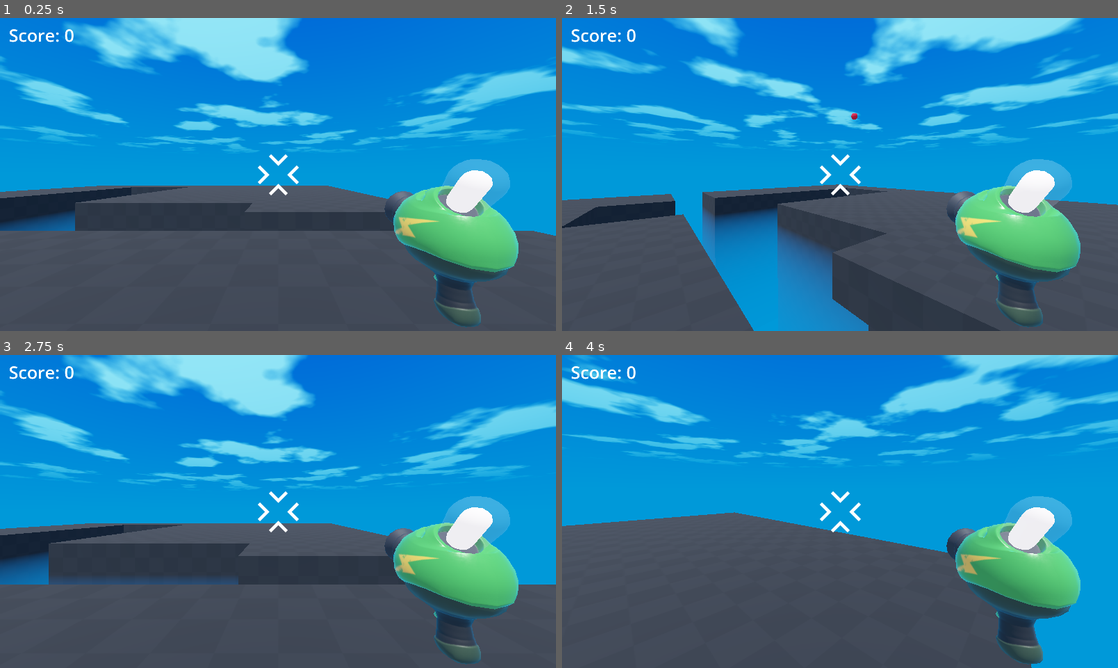
Above: before the commit, frames 1-4 (two rows, left to right).
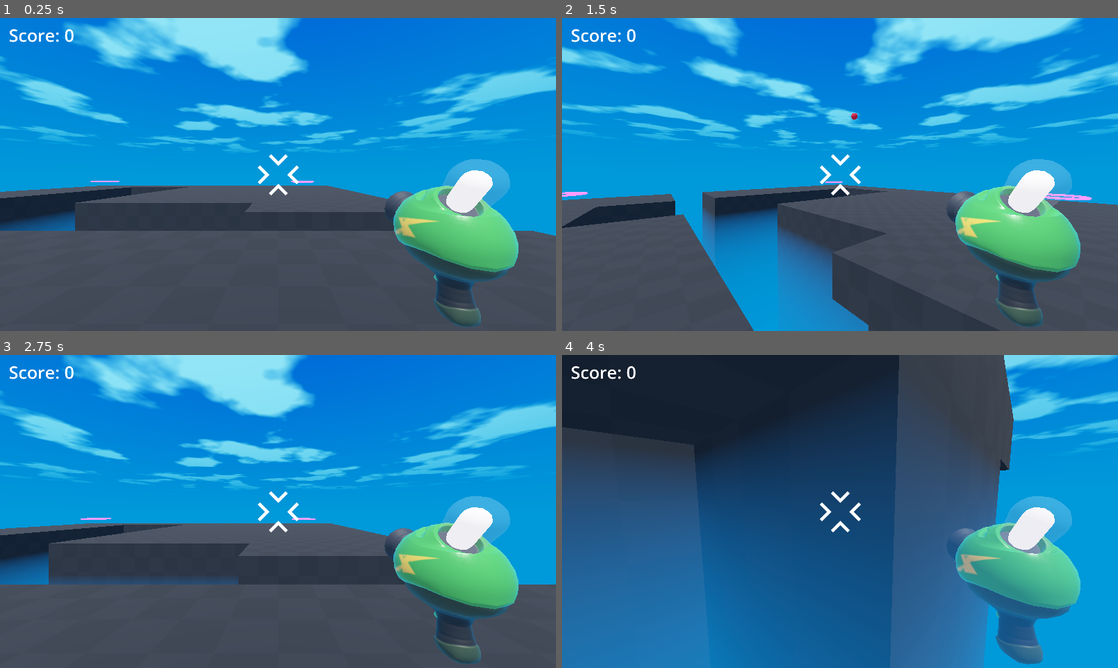
Above: after the commit, the same moments.

Repository: gdquest-demos/getting-started-with-godot-4
Game: Godot game, scene res://game.tscn
Two runs of this game, one before a commit and one after it. Both use one fixed random seed, a clock stepped at 60 frames per second and the inputs below.
Inputs (mouse positions are in pixels of both pictures, inside the frame that each line leads up to):
- Up to frame 1 (0.25 s): no input
- Up to frame 2 (1.5 s): tap Enter at 0.5 s; move the mouse to (867, 174) at 0.52 s; hold Space (jump) 0.53-1.28 s; hold W (move_forward) from 0.53 s (still down); move the mouse to (812, 174) at 1.27 s; click (812, 174) at 1.35 s
- Up to frame 3 (2.75 s): keep holding W (move_forward); tap Space (jump) at 1.52, 1.55, 1.82 s; move the mouse to (289, 505) at 2.02 s; hold Space (jump) from 2.03 s (still down); tap T at 2.1 s
- Up to frame 4 (4 s): keep holding W (move_forward); move the mouse to (834, 517) at 2.77 s; release Space (jump) at 2.78 s; tap Y at 2.85 s; tap Space (jump) at 3.02, 3.05, 3.32 s; move the mouse to (878, 514) at 3.52 s; hold Space (jump) from 3.53 s (still down); tap Z at 3.6 s

The runs differ from the first frame. In frame 1, less than 0.1% of the frame differs, in the area x 16-57%, y 52-53%; in frame 2, 0.2%; in frame 3, less than 0.1%; in frame 4, 82%, in the area x 0-93%, y 0-100%.

Commit message:
fix spawner placement

Diff:
--- a/3d-project-completed/player_controller.gd
+++ b/3d-project-completed/player_controller.gd
@@ -33,6 +33,8 @@
 
 	if not is_on_floor():
 		velocity.y -= GRAVITY * delta
+		if velocity.y > 0.0 and not Input.is_action_pressed("jump"):
+			velocity.y = 0.0
 	elif Input.is_action_just_pressed("jump"):
 		velocity.y = JUMP_VELOCITY
 
--- a/3d-project-completed/spawner_3d.gd
+++ b/3d-project-completed/spawner_3d.gd
@@ -13,7 +13,7 @@
 func _on_timer_timeout():
 	var new_mob = mob_to_spawn.instantiate()
 	add_child(new_mob)
-	new_mob.global_position = global_position
+	new_mob.global_position = %Marker3D.global_position
 	mob_spawned.emit(new_mob)
 
 	# Each time a mob spawns, we make the game a little harder
--- a/3d-project-completed/spawner_3d.tscn
+++ b/3d-project-completed/spawner_3d.tscn
@@ -1,9 +1,20 @@
-[gd_scene load_steps=2 format=3 uid="uid://xtl5acmpaa04"]
+[gd_scene load_steps=4 format=3 uid="uid://xtl5acmpaa04"]
 
 [ext_resource type="Script" path="res://spawner_3d.gd" id="1_5kn8d"]
 
-[node name="MobSpawner3D" type="Marker3D"]
-gizmo_extents = 1.0
+[sub_resource type="StandardMaterial3D" id="StandardMaterial3D_siai5"]
+albedo_color = Color(0.152941, 0.168627, 0.188235, 1)
+emission_enabled = true
+emission = Color(0.552941, 0.0980392, 0.843137, 1)
+emission_energy_multiplier = 4.7
+
+[sub_resource type="TorusMesh" id="TorusMesh_ulr28"]
+material = SubResource("StandardMaterial3D_siai5")
+inner_radius = 0.887
+rings = 40
+ring_segments = 8
+
+[node name="MobSpawner3D" type="Node3D"]
 script = ExtResource("1_5kn8d")
 
 [node name="Timer" type="Timer" parent="."]
@@ -11,4 +22,11 @@
 wait_time = 2.5
 autostart = true
 
+[node name="MeshInstance3D" type="MeshInstance3D" parent="."]
+mesh = SubResource("TorusMesh_ulr28")
+
+[node name="Marker3D" type="Marker3D" parent="."]
+unique_name_in_owner = true
+transform = Transform3D(1, 0, 0, 0, 1, 0, 0, 0, 1, 0, 1, 0)
+
 [connection signal="timeout" from="Timer" to="." method="_on_timer_timeout"]
